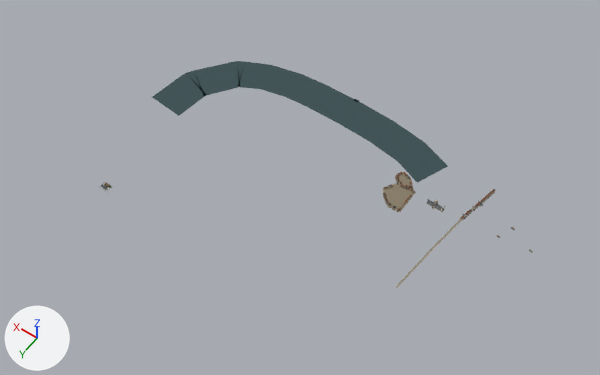
A saved change to the glTF model game/assets/models/landmarks/london_siege.glb.
One viewpoint serves both versions: a 50 mm camera at (-2623.0, 4041.0, 4629.0) aimed at (-562.0, 1156.0, 95.0). The axes (+X, +Y, +Z) are drawn at lower left. The lights are the same throughout. The first picture is the older version. Vertices at exactly the same position are counted once.

Names of what the first picture shows: 'ground', 'houses' and 1 more.
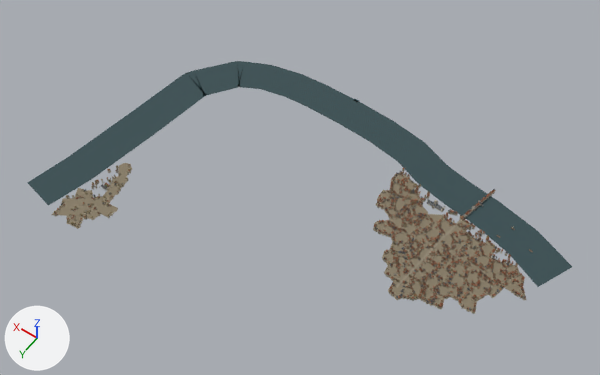
Where the change shows, as pixel boxes [x1, y1, x2, y2] in the pictures (600 x 375 px):
'ground', reshaped (77% wider, 11% taller): before [153, 61, 461, 288]; after [27, 61, 572, 313]
'houses', reshaped (1336% wider, 266% taller): before [383, 172, 415, 212]; after [53, 165, 526, 314]
part 1 of me_ground, added (brown): after [373, 173, 526, 313]
part 2 of me_ground, added (brown): after [52, 163, 132, 228]
part 3 of me_ground, built on: before [383, 164, 448, 212]; after [415, 165, 572, 287]
part 4 of me_ground, added (cyan): after [27, 97, 178, 206]
part 5 of me_houses, deleted: before [383, 172, 415, 210]
part 6 of me_houses, built on: before [388, 172, 415, 193]; after [374, 167, 526, 314]
part 7 of me_houses, added: after [53, 165, 131, 229]

The edits, one by one:
me_ground is used by ob_ground; location (0.0, 0.0, 0.0).
me_ground had 275 vertices, 266 faces and spanned x -1585.0..924.0, y 141.0..1401.0, z 1.0..3.0.
me_ground now has 685 vertices, 792 faces and spans x -2360.0..1078.0, y 141.0..2287.0, z 1.0..3.0.
me_ground part 1: a new loose piece of 185 vertices spanning x -2227.0..-1002.0, y 568.0..1478.0, z 2.0, in mat_dirt.
me_ground part 2: a new loose piece of 48 vertices spanning x 389.0..769.0, y 1631.0..2287.0, z 2.0, in mat_dirt.
me_ground part 3: 13 vertices removed from x -1274.0..-998.0, y 318.0..874.0, z 1.0..2.0; 94 vertices added at x -2360.0..-1182.0, y 314.0..867.0, z 1.0.
me_ground part 4: 96 vertices added at x 628.0..1078.0, y 1063.0..2240.0, z 1.0.
me_houses is used by ob_houses; location (0.0, 0.0, 0.0).
me_houses had 1022 vertices, 1022 faces and spanned x -1202.0..-1002.0, y 557.0..871.0, z -16.0..21.0.
me_houses now has 21686 vertices, 21686 faces and spans x -2214.0..763.0, y 520.0..2274.0, z -16.0..22.0.
me_houses part 5: 94 loose pieces with 608 vertices, spanning x -1202.0..-1002.0, y 557.0..871.0, z -16.0..21.0, are deleted.
me_houses part 6: 1 vertex moved within x -1194.0, y 675.0, z -16.0; 170 vertices removed from x -1200.0..-1016.0, y 557.0..731.0, z -16.0..16.0; 19818 vertices added at x -2214.0..-1005.0, y 520.0..1473.0, z -16.0..22.0.
me_houses part 7: 1624 vertices added at x 396.0..763.0, y 1642.0..2274.0, z -16.0..20.0.
Other edits to the shape of me_houses do not show in these pictures.
